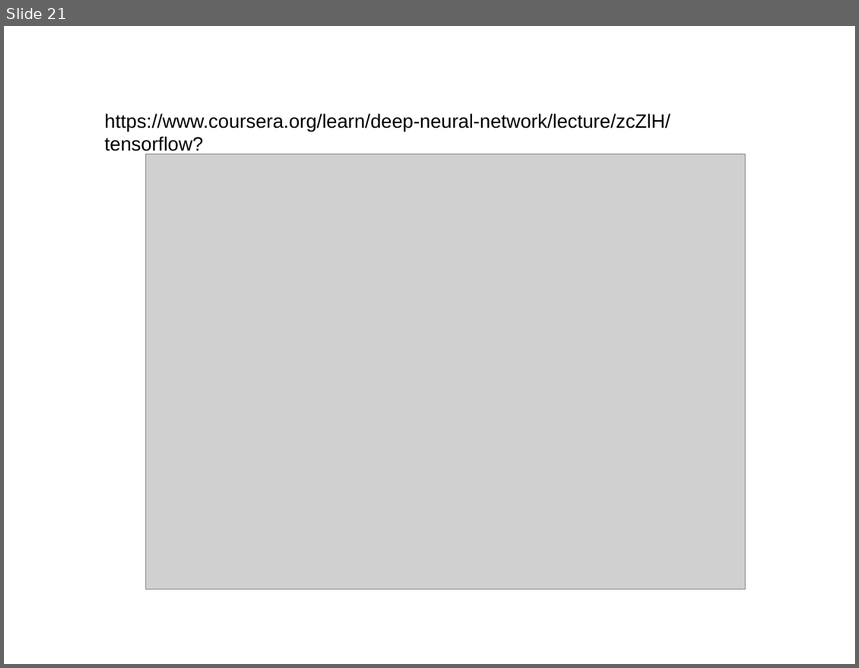
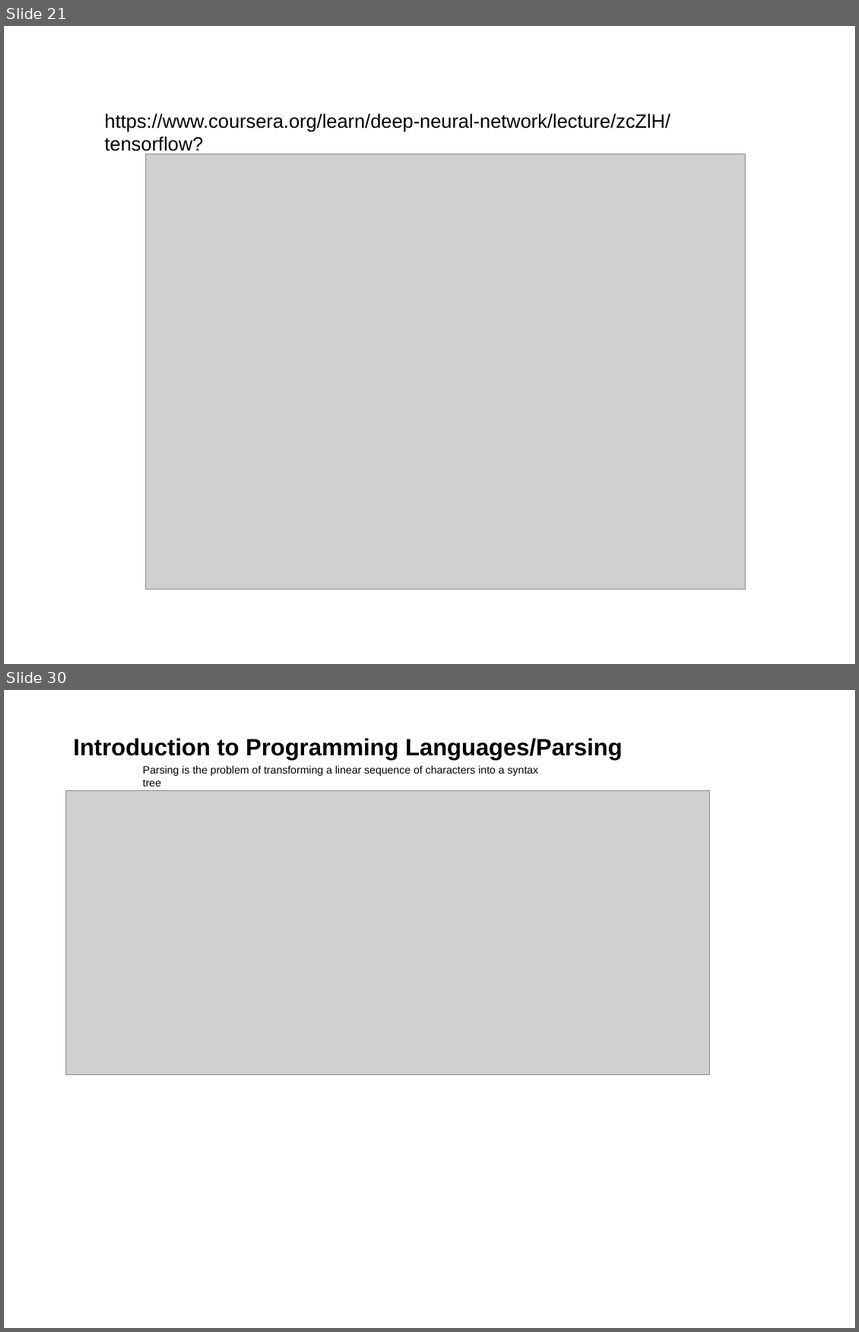
Before and after one commit to rosepark222/RNN-for-adding-two-binary-numbers, a slide deck: RNN.odp. Shown one above the other, each under a label of ours: slide 21 before the commit, slides 21 and 30 after it; the slides between them are not shown. The pictures are 859x668 and 859x1332 pixels, drawn with LibreOffice and Linux fonts; fonts in the diff are those of the drawing; grey boxes stand for pictures. Boxes give left, top, right and bottom in pixels: in the first picture for what was removed or moved away, otherwise in the second. Text is boxed around its words. In the diff, an @@ line names an element or a change of style, - is before the commit and + after.

```diff
--- a/RNN.odp
+++ b/RNN.odp
@@ slide 30 added at [4,690,855,1328], background #FFFFFF @@
@@ text added at [73,738,623,761], 22 pt, text #000000, bold @@
+Introduction to Programming Languages/Parsing
@@ text added at [143,765,539,787], 10 pt, text #000000 @@
+Parsing is the problem of transforming a linear sequence of characters into a syntax tree
@@ picture added at [66,790,710,1075] @@
```
Also in this commit, not shown: 1 slide changed, 7 other slides added, 2 slides removed.
